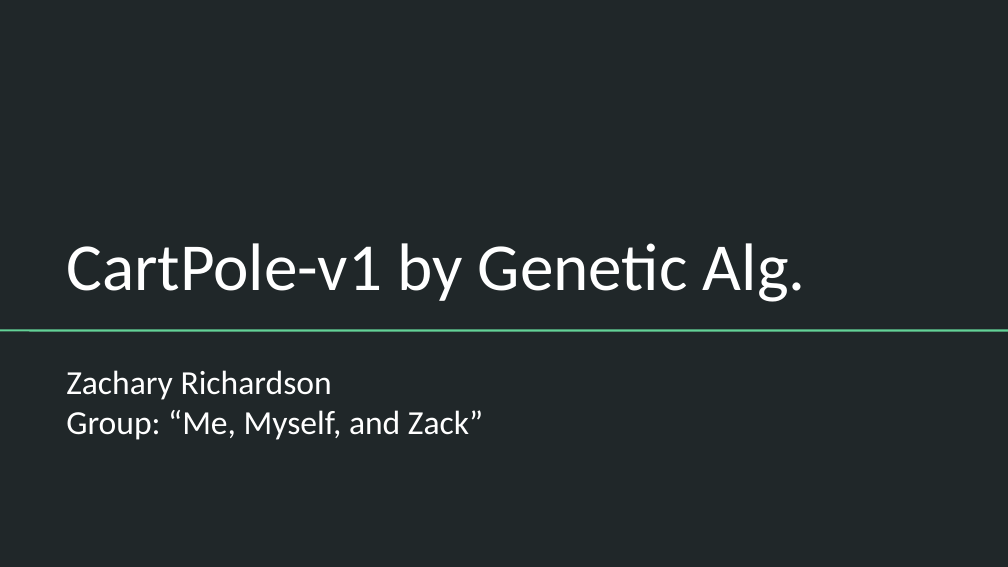
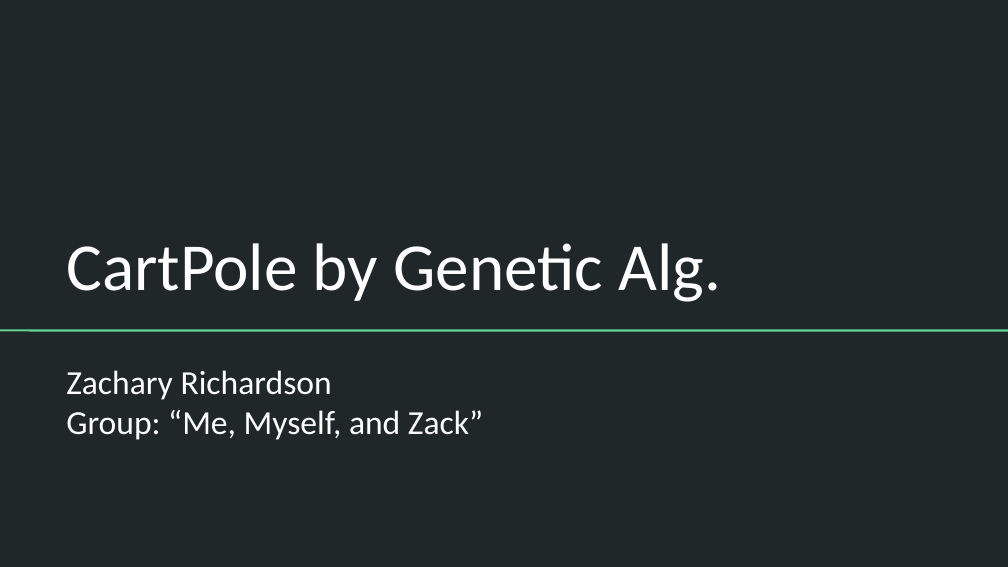
Before and after one commit to ZRich97/CSC480-CartPoleV1, a slide deck: slide 1 of Richardson_CartPole.odp. Drawn at 1008x567 pixels with LibreOffice and Linux fonts; fonts in the diff are those of the drawing. Boxes give left, top, right and bottom in pixels: in the first picture for what was removed or moved away, otherwise in the second. Text is boxed around its words. In the diff, an @@ line names an element or a change of style, - is before the commit and + after.

Commit message:
slight change to pres

```diff
--- a/Richardson_CartPole.odp
+++ b/Richardson_CartPole.odp
@@ title at [66, 243, 721, 302]: text changed @@
-CartPole-v1 by Genetic Alg.
+CartPole by Genetic Alg.
```
